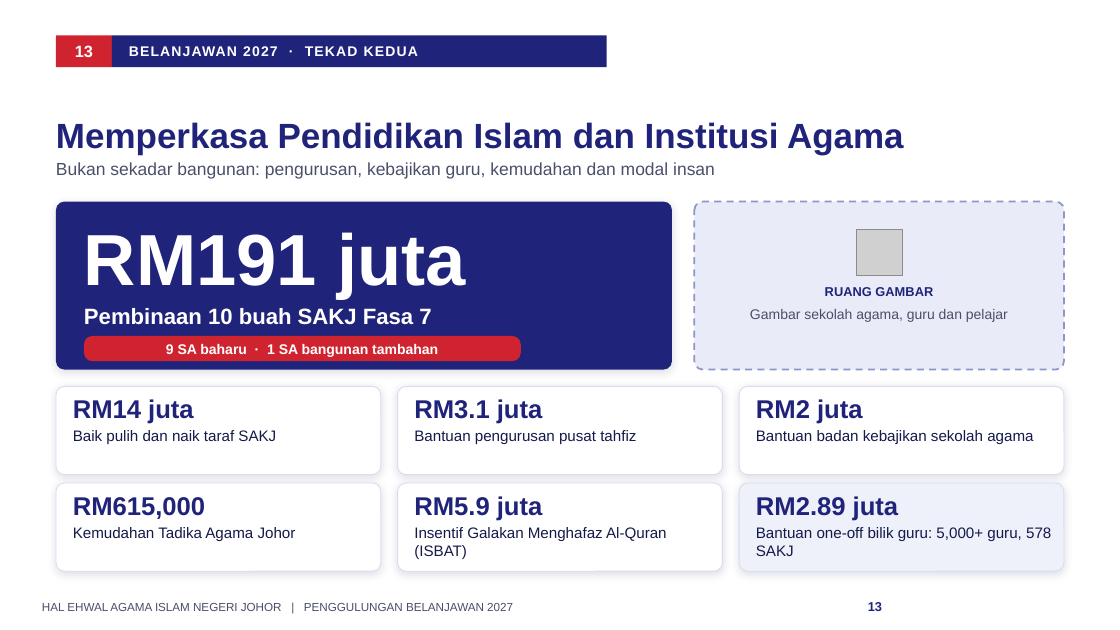
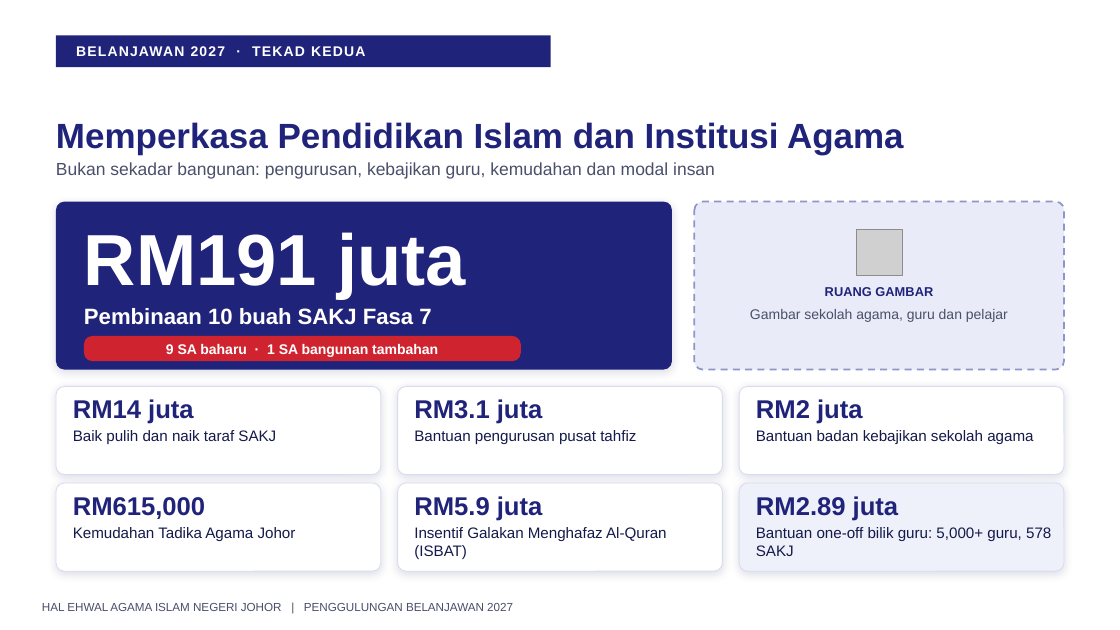
Before and after one commit to nawaljoe/Nawal, a slide deck: slide 13 of output/Penggulungan_Hal_Ehwal_Agama_Islam_2027_16x9.pptx. Drawn at 1120x630 pixels with LibreOffice and Linux fonts; fonts in the diff are those of the drawing; grey boxes stand for pictures; background and template pictures are left out. Boxes give left, top, right and bottom in pixels: in the first picture for what was removed or moved away, otherwise in the second. Text is boxed around its words. In the diff, an @@ line names an element or a change of style, - is before the commit and + after.

```diff
--- a/output/Penggulungan_Hal_Ehwal_Agama_Islam_2027_16x9.pptx
+++ b/output/Penggulungan_Hal_Ehwal_Agama_Islam_2027_16x9.pptx
@@ rectangle: place and size @@
-rectangle at <box>112,35,607,67</box>
+rectangle at <box>56,35,551,67</box>
@@ rectangle removed at <box>56,35,113,67</box> @@
@@ text removed at <box>75,45,93,57</box> @@
-13
@@ text "BELANJAWAN 2027 · TEKAD KEDUA": place and size @@
-text "BELANJAWAN 2027 · TEKAD KEDUA" at <box>129,46,418,56</box>
+text "BELANJAWAN 2027 · TEKAD KEDUA" at <box>76,46,365,56</box>
@@ page number removed at <box>868,602,882,611</box> @@
-13
```
Also in this commit, not shown: 14 other slides changed, 1 other file.
